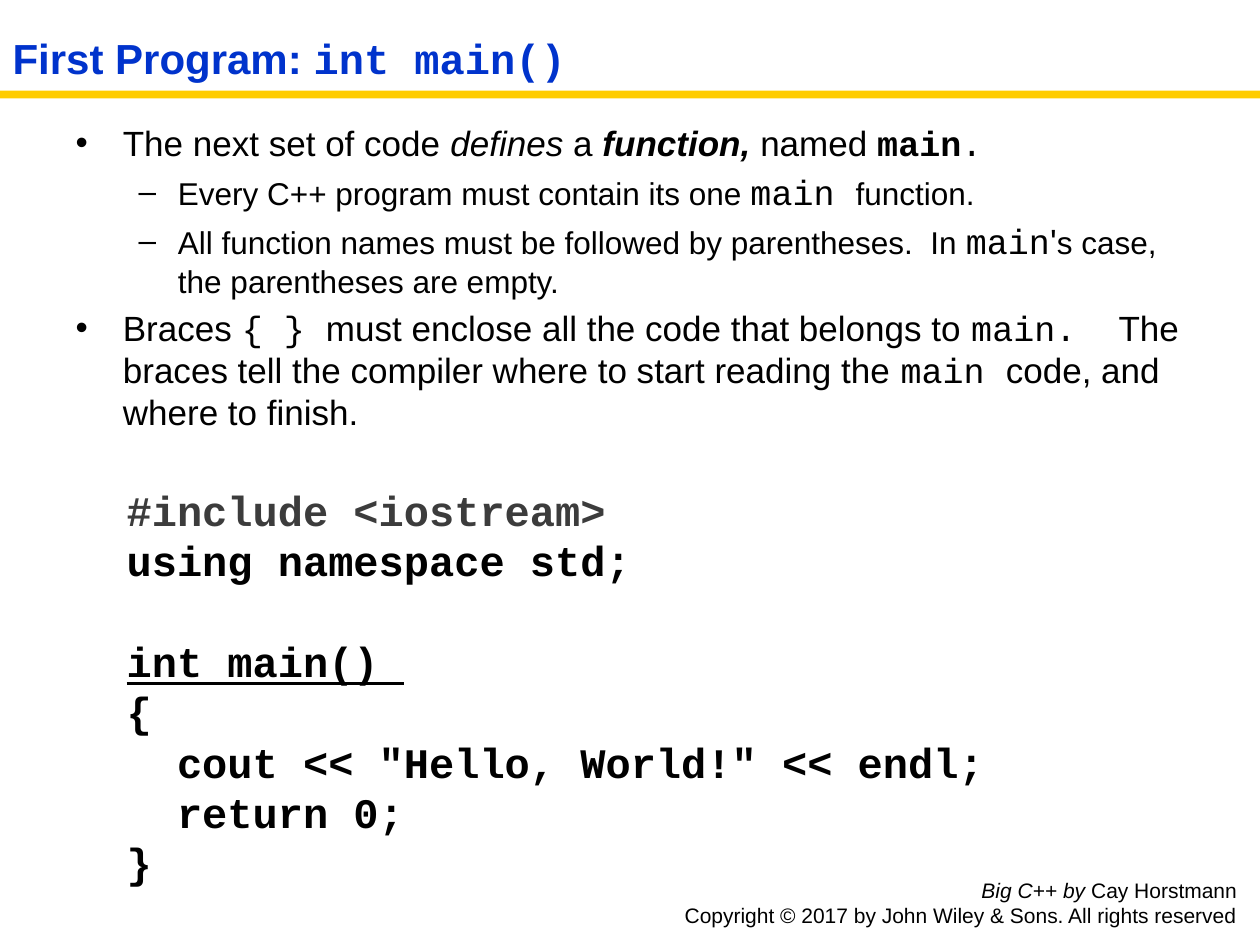
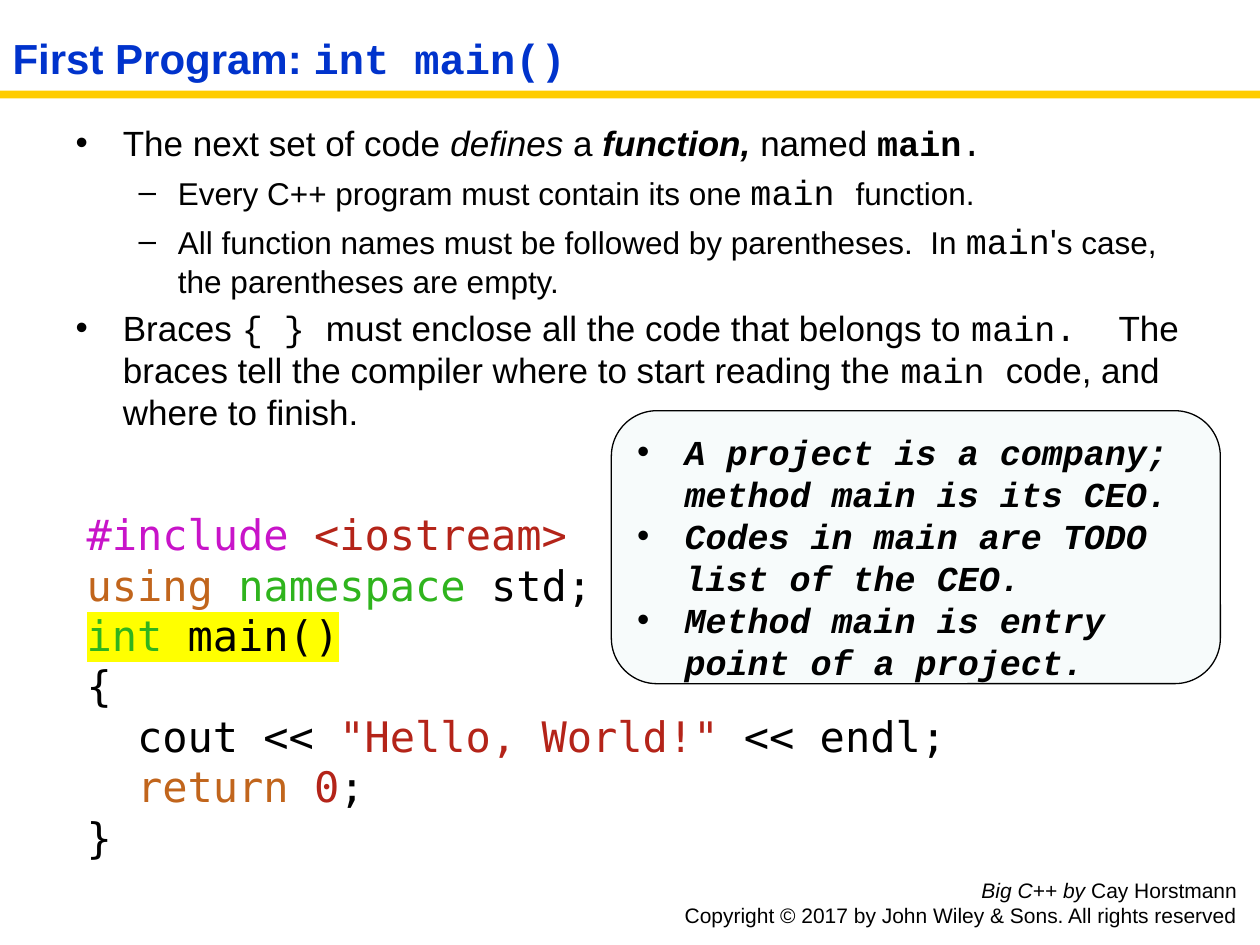
Before and after one commit to tong-yee/tong-yee.github.io, a slide deck: slide 6 of 135/slides/ch01/ch01_sec_1_5.pptx. Drawn at 1260x945 pixels with LibreOffice and Linux fonts; fonts in the diff are those of the drawing. Boxes give left, top, right and bottom in pixels: in the first picture for what was removed or moved away, otherwise in the second. Text is boxed around its words. In the diff, an @@ line names an element or a change of style, - is before the commit and + after.

```diff
--- a/135/slides/ch01/ch01_sec_1_5.pptx
+++ b/135/slides/ch01/ch01_sec_1_5.pptx
@@ rounded rectangle added at box(611, 411, 1220, 684), fill #DAEDEF at 20% opacity, outline #000000 0.75 pt, 20 pt, text #000000, bold, italic @@
+• A project is a company; method main is its CEO.
+• Codes in main are TODO list of the CEO.
+• Method main is entry point of a project.
@@ text "#include <iostream>": place and size @@
-text "#include <iostream>" at box(127, 495, 984, 836)
+text "#include <iostream>" at box(87, 518, 946, 808)
@@ text "#include <iostream>" at box(87, 518, 946, 808): font Courier New to DejaVu Sans Mono, bold off; text colour #3C3C3C to #C814C9 in "#include"; text colour #3C3C3C to #B42419 in "<iostream>"; text colour #000000 to #C1651C in "using", "return"; text colour #000000 to #2FB41D in "namespace", "int"; highlight none to #FFFF00, underline off in "int main()"; text colour #000000 to #B42419 in ""Hello, World!"", "0;" @@
```
Also in this commit, not shown: 8 other slides changed, 8 other files.
